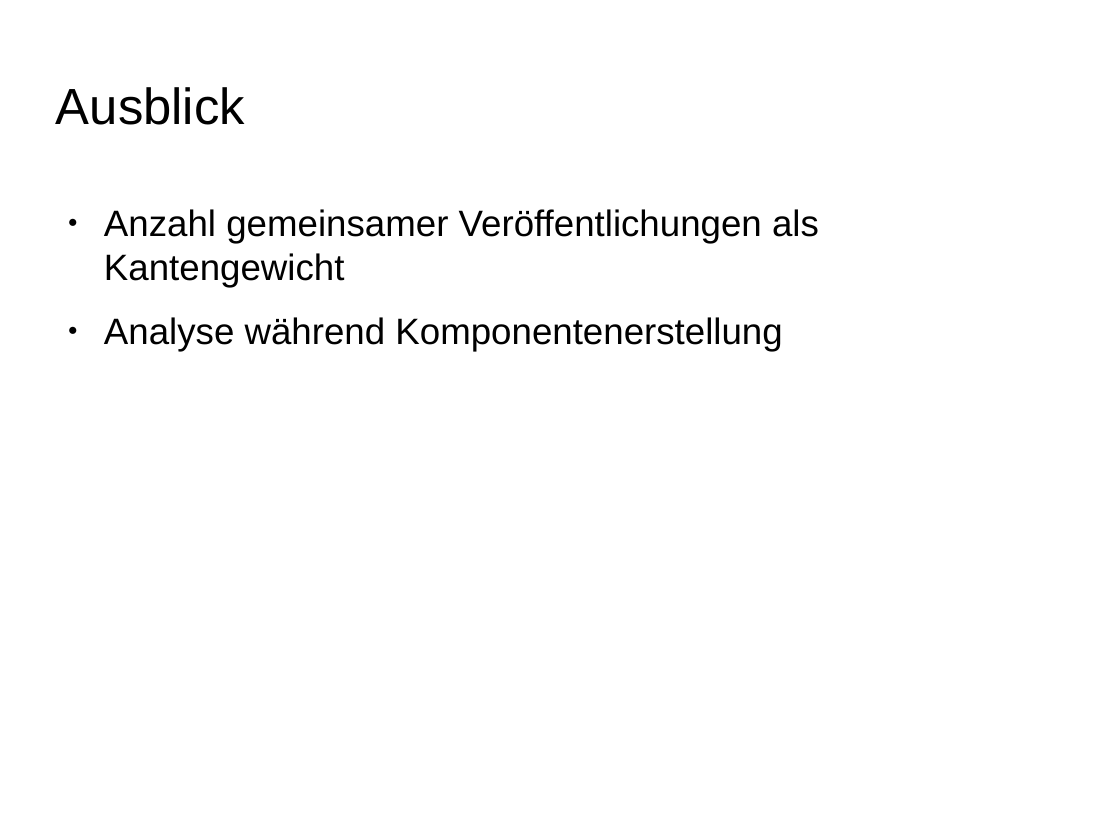
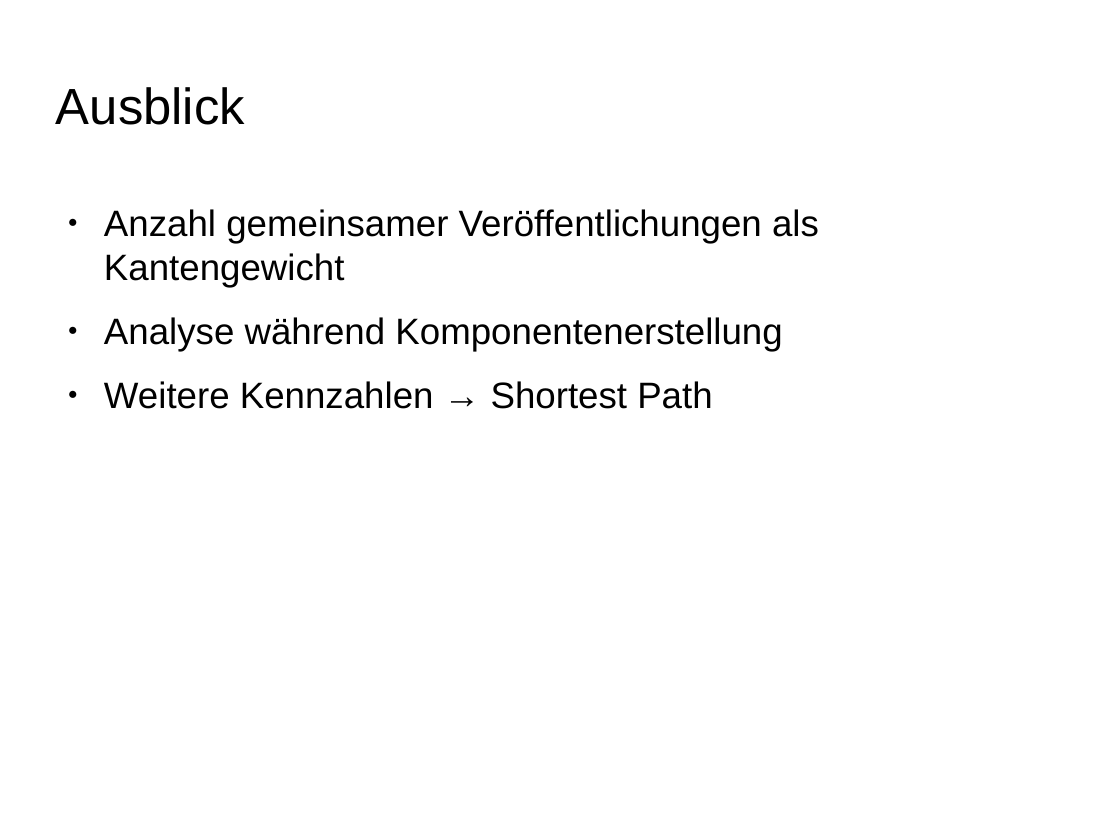
Before and after one commit to ScaDS/dblp-graphulo, a slide deck: slide 20 of doc/testat2.odp (slide 15 before the commit). Drawn at 1120x840 pixels with LibreOffice and Linux fonts; fonts in the diff are those of the drawing; background and template pictures are left out. Boxes give left, top, right and bottom in pixels: in the first picture for what was removed or moved away, otherwise in the second. Text is boxed around its words. In the diff, an @@ line names an element or a change of style, - is before the commit and + after.

Commit message:
weiter an testat2

```diff
--- a/doc/testat2.odp
+++ b/doc/testat2.odp
@@ text at <box>104,381,712,409</box>: paragraph added @@
+● Weitere Kennzahlen → Shortest Path
```
Also in this commit, not shown: 4 other slides changed, 7 slides added, 1 slide removed, 6 other files.
